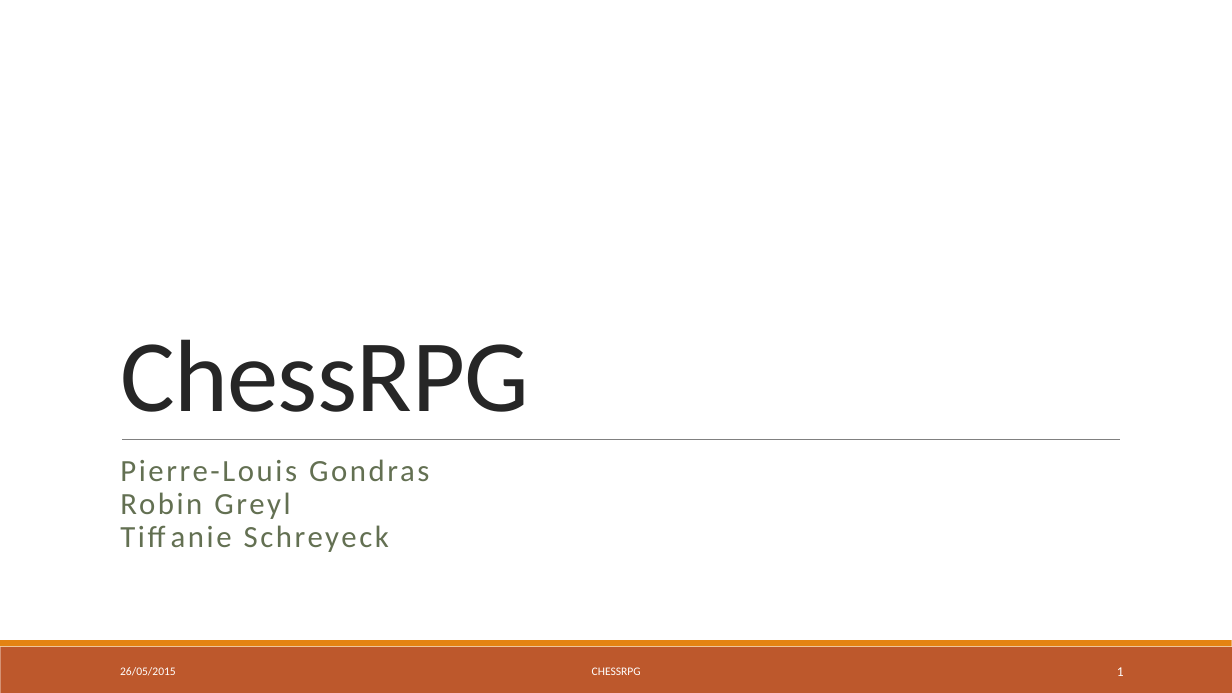
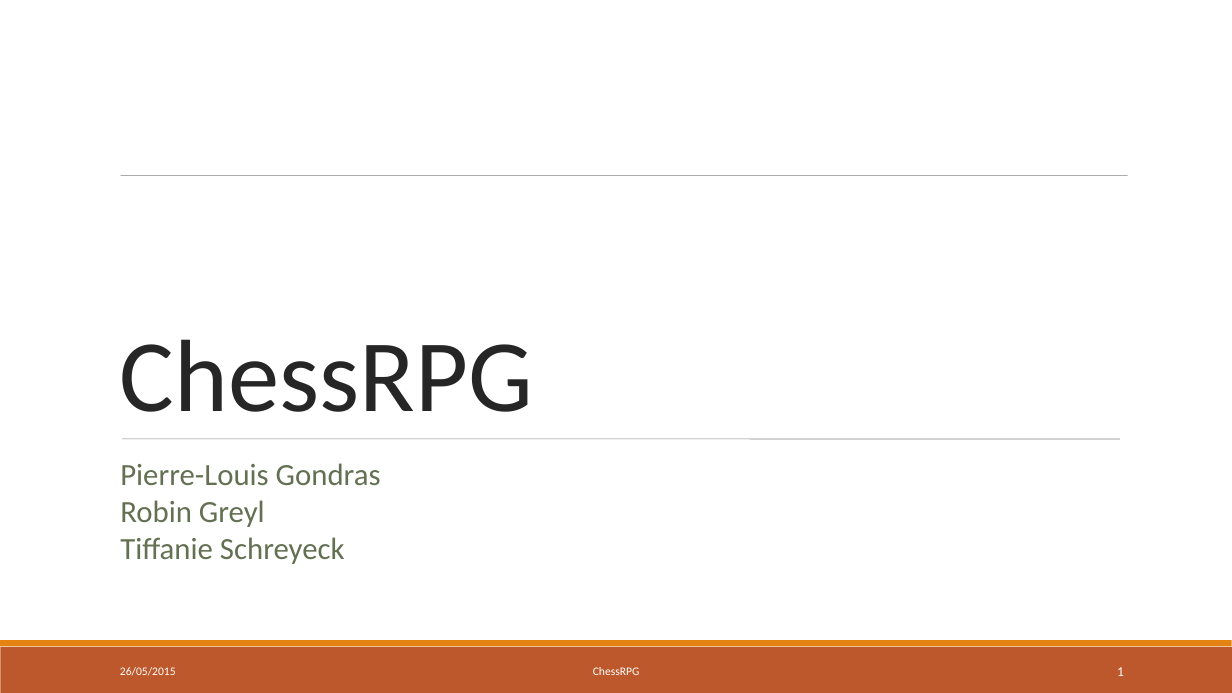
Before and after one commit to chessRPG/master, a slide deck: slide 1 of ChessRPG-présentation.pptx. Drawn at 1232x693 pixels with LibreOffice and Linux fonts; fonts in the diff are those of the drawing. Boxes give left, top, right and bottom in pixels: in the first picture for what was removed or moved away, otherwise in the second. Text is boxed around its words. In the diff, an @@ line names an element or a change of style, - is before the commit and + after.

```diff
--- a/ChessRPG-présentation.pptx
+++ b/ChessRPG-présentation.pptx
@@ text "ChessRPG" at (120, 339, 533, 412): letter spacing -0.5 to 0 pt @@
@@ line added from (121, 176) to (1128, 176), #808080 0.51 pt @@
@@ line (122, 439) - (1120, 439): stroke #808080 0.5 pt to #808080 0.51 pt @@
@@ text "Pierre-Louis Gondras Robin Greyl Tiffanie ..." at (120, 463, 381, 564): letter spacing 2 to 0 pt; line spacing 0.9 to 1; less space between paragraphs @@
@@ text at (593, 667, 640, 675): text changed @@
-CHESSRPG
+ChessRPG
```
Also in this commit, not shown: 14 other slides changed, 2 other files.
